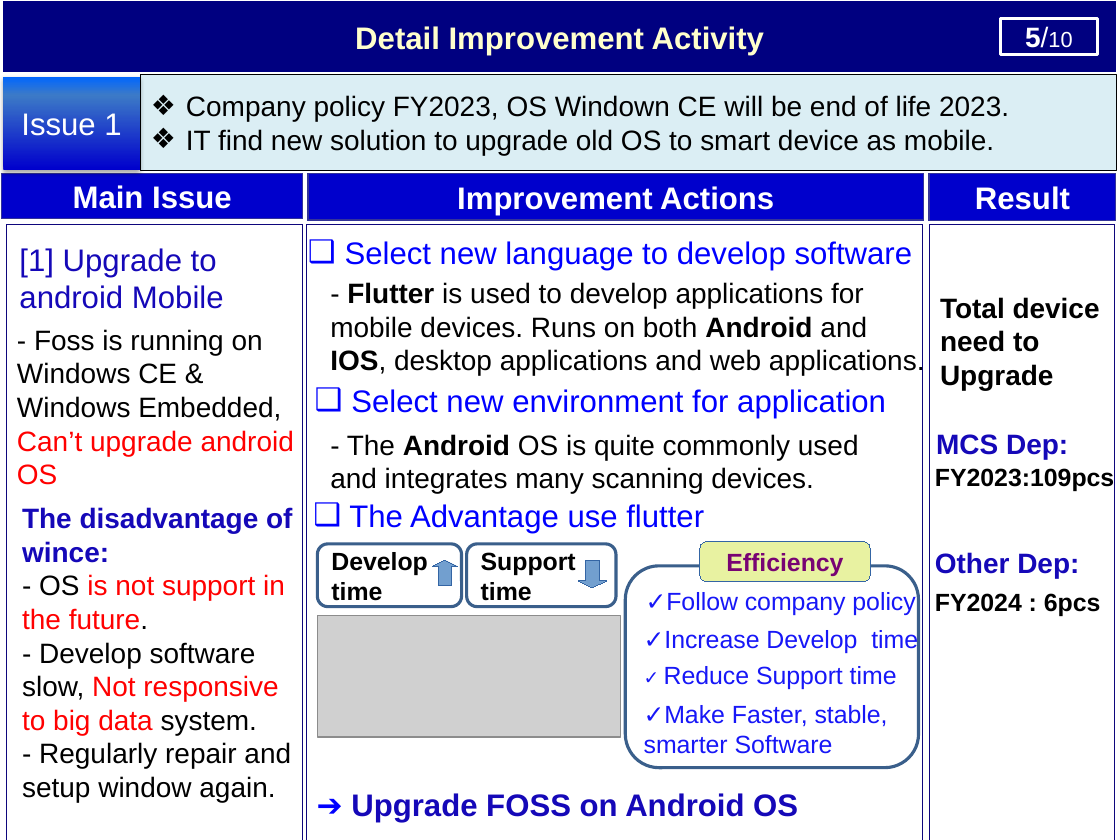
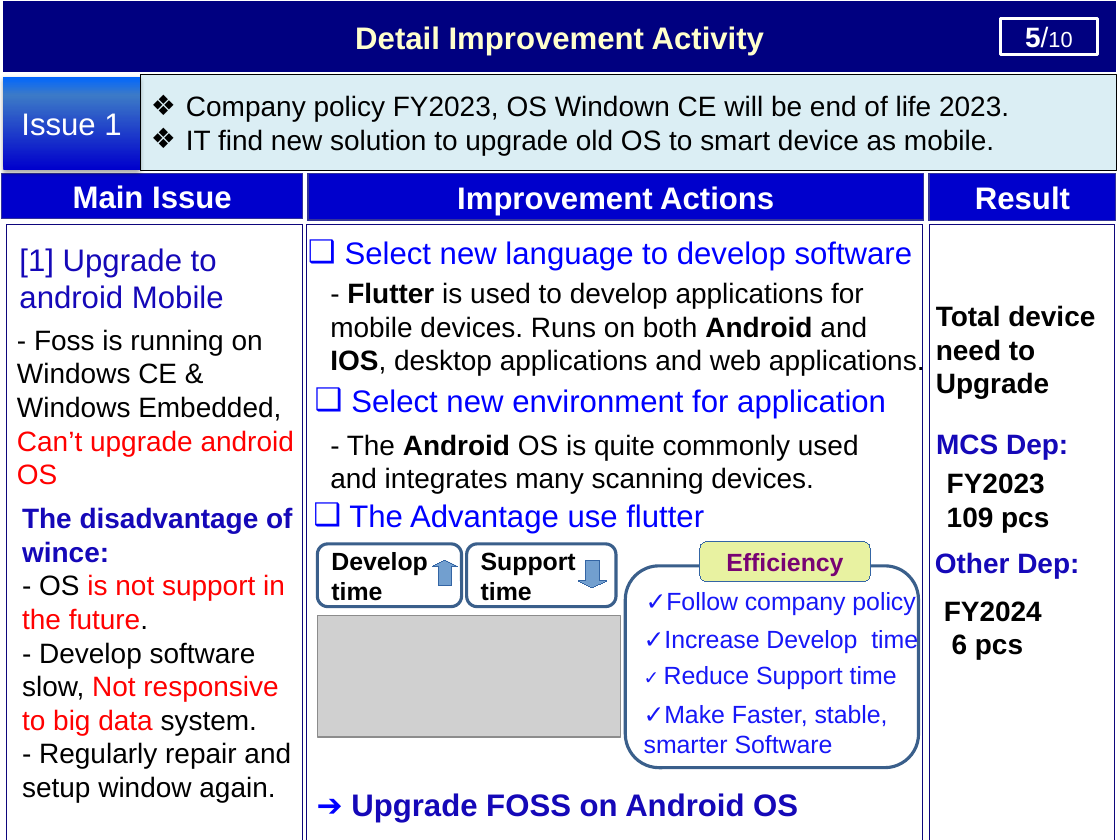
Before and after one commit to thietbicongnghevietnam/ReportPSNV, a slide deck: slide 6 of Report_test.pptx. Drawn at 1120x840 pixels with LibreOffice and Linux fonts; fonts in the diff are those of the drawing; grey boxes stand for pictures. Boxes give left, top, right and bottom in pixels: in the first picture for what was removed or moved away, otherwise in the second. Text is boxed around its words. In the diff, an @@ line names an element or a change of style, - is before the commit and + after.

```diff
--- a/Report_test.pptx
+++ b/Report_test.pptx
@@ text "Total device need to Upgrade" moved from (x1=940, y1=297, x2=1100, y2=390) to (x1=936, y1=305, x2=1095, y2=399) @@
@@ text at (x1=947, y1=473, x2=1049, y2=532): text changed; size 16 to 18 pt @@
-FY2023:109pcs
+FY2023
+109 pcs
@@ text at (x1=944, y1=601, x2=1042, y2=659): text changed; size 16 to 18 pt @@
-FY2024 : 6pcs
+FY2024
+6 pcs
```
Also in this commit, not shown: 7 other slides changed, 1 slide removed, 1 other file.
